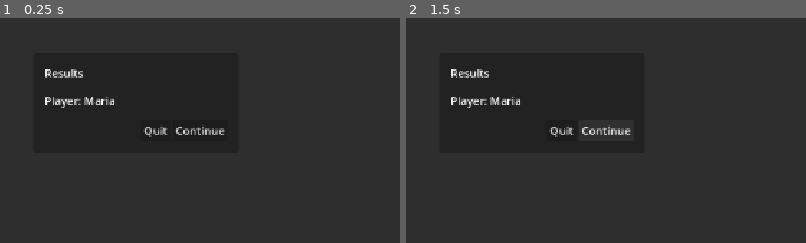
Above: before the commit, frames 1-2 (left to right).
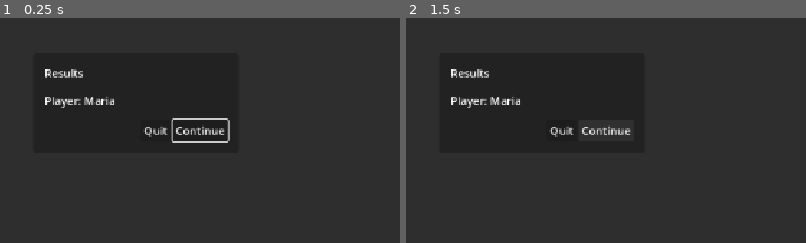
Above: after the commit, the same moments.

Repository: Adnyropast/pwkz-godot-4.7
Game: Godot game, scene res://scenes/end_results_popup.tscn
The game is run twice, just before and just after one commit, with the same random seed, the same clock (stepped at 60 frames per second) and the same inputs. This scene is started directly instead of the project's main scene.
Inputs:
- Up to frame 1 (0.25 s): no input
- Up to frame 2 (1.5 s): click "Continue" at 0.5 s; click "Continue" at 1.25 s
The pictures show only the part of the screen within x 33-83%, y 31-81%; the shares and areas given below are measured in that part.

The runs differ from the first frame. In frame 1, 0.4% of the frame differs, in the area x 42-58%, y 44-56%; in frame 2, nothing differs.

Commit message:
fix: add end results button autofocus

Diff:
--- a/scenes/end_results_popup.gd
+++ b/scenes/end_results_popup.gd
@@ -3,10 +3,12 @@
 signal continue_button_pressed
 @onready var medals_container: Container = $PanelContainer/CenterContainer/PanelContainer/MarginContainer/VBoxContainer/HBoxContainer/MedalsContainer
 @onready var player_name_label: Label = $PanelContainer/CenterContainer/PanelContainer/MarginContainer/VBoxContainer/VBoxContainer/HBoxContainer/PlayerNameLabel
+@onready var first_button: Button = $PanelContainer/CenterContainer/PanelContainer/MarginContainer/VBoxContainer/HBoxContainer2/ButtonContinue
 
 func _ready() -> void:
 	set_worlds_medals()
 	set_player_name()
+	Navigation.button_grab_focus(first_button)
 
 func _on_button_continue_pressed() -> void:
 	continue_button_pressed.emit()
